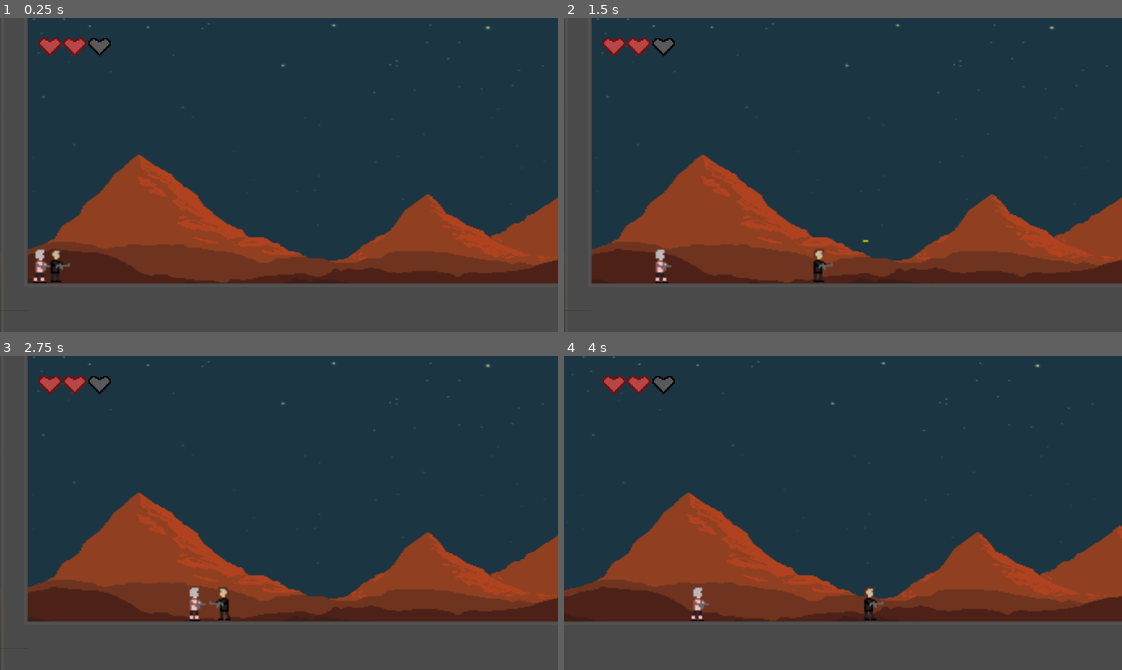
Above: before the commit, frames 1-4 (two rows, left to right).
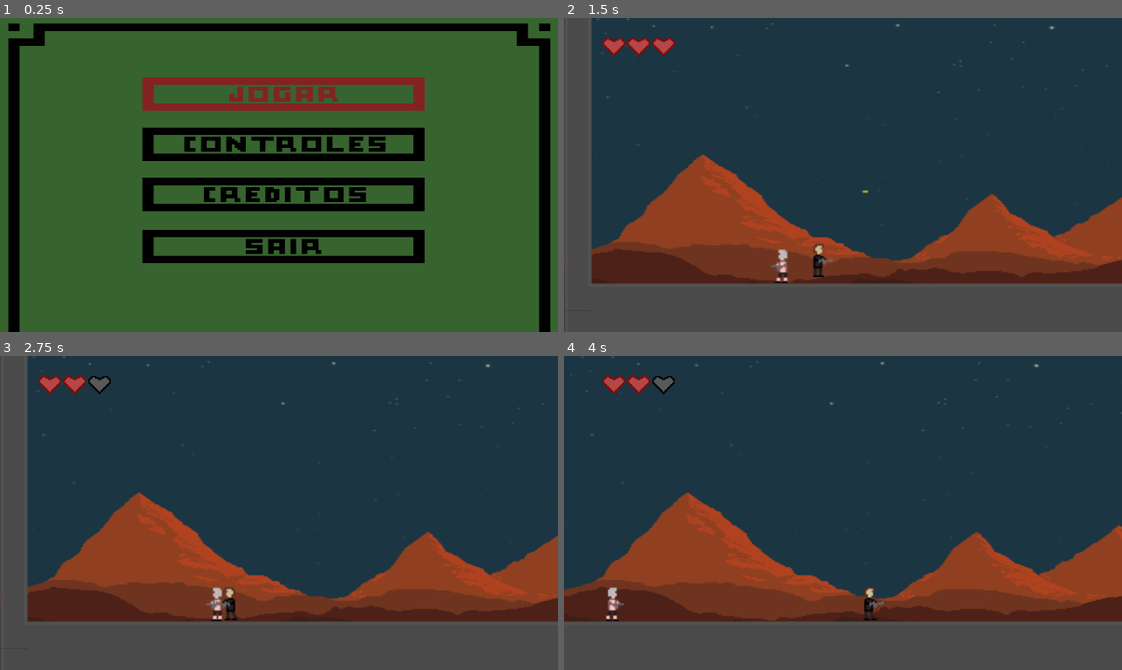
Above: after the commit, the same moments.

Repository: KrugerDaniel/PI_202_Blitzkrieg
Game: Godot game, scene res://scenes/TitleScreen.tscn
Same seed, same stepped clock (60 frames per second), same inputs: the game is played once before the commit and once after it. Before the commit the project starts from res://scenes/Main.tscn.
Inputs (mouse positions are in pixels of both pictures, inside the frame that each line leads up to):
- Up to frame 1 (0.25 s): no input
- Up to frame 2 (1.5 s): tap Enter (ui_accept) at 0.5, 0.6, 0.77, 1.07 s; move the mouse to (965, 159) at 0.52 s; hold D (ui_right) from 0.53 s (still down); move the mouse to (731, 190) at 1.27 s; click (731, 190) at 1.35 s
- Up to frame 3 (2.75 s): tap Enter (ui_accept) at 1.52, 1.55, 1.82, 2.1 s; move the mouse to (334, 443) at 2.02 s; release D (ui_right) at 2.03 s; hold A (ui_left) from 2.03 s (still down)
- Up to frame 4 (4 s): move the mouse to (815, 575) at 2.77 s; release A (ui_left) at 2.78 s; hold D (ui_right) from 2.78 s (still down); click (815, 575) at 2.85 s; tap Enter (ui_accept) at 3.02, 3.05, 3.32, 3.6, 3.77 s; move the mouse to (1010, 560) at 3.52 s

The runs differ from the first frame. In frame 1, 100% of the frame differs, in the area x 0-100%, y 0-100%; in frame 2, 0.8%; in frame 3, 0.6%; in frame 4, 0.9%.

Commit message:
Title Screen
Adicionado o menu do jogo, contudo ainda está incompleto, falta uma cena (créditos)

Diff:
--- a/Godot/project.godot
+++ b/Godot/project.godot
@@ -16,7 +16,7 @@
 [application]
 
 config/name="Blitzkrieg"
-run/main_scene="res://scenes/Main.tscn"
+run/main_scene="res://scenes/TitleScreen.tscn"
 config/icon="res://icon.png"
 
 [display]
--- a/Godot/scenes/Main.tscn
+++ b/Godot/scenes/Main.tscn
@@ -32,7 +32,7 @@
 centered = false
 
 [node name="KinematicBody2D" parent="." instance=ExtResource( 3 )]
-position = Vector2( 25.4193, 181.303 )
+position = Vector2( 114.019, 182.805 )
 
 [node name="CanvasLayer" type="CanvasLayer" parent="."]
 
--- a/Godot/scenes/TitleScreen.tscn
+++ b/Godot/scenes/TitleScreen.tscn
@@ -1,7 +1,39 @@
-[gd_scene load_steps=3 format=2]
+[gd_scene load_steps=8 format=2]
 
-[ext_resource path="res://assets/sprites/Display/Menu/Menu Principal.png" type="Texture" id=1]
+[ext_resource path="res://assets/sprites/Display/Menu/Menu Principal (Jogar).png" type="Texture" id=1]
 [ext_resource path="res://scripts/TitleScreen.gd" type="Script" id=2]
+[ext_resource path="res://assets/sprites/Display/Menu/Menu Principal (Controles).png" type="Texture" id=3]
+[ext_resource path="res://assets/sprites/Display/Menu/Menu Principal (Créditos).png" type="Texture" id=4]
+[ext_resource path="res://assets/sprites/Display/Menu/Menu Principal (Sair).png" type="Texture" id=5]
+[ext_resource path="res://assets/sprites/Display/Menu/Menu Controles (Sair).png" type="Texture" id=6]
+
+[sub_resource type="SpriteFrames" id=1]
+animations = [ {
+"frames": [ ExtResource( 4 ) ],
+"loop": false,
+"name": "Creditos",
+"speed": 0.0
+}, {
+"frames": [ ExtResource( 5 ) ],
+"loop": false,
+"name": "Sair",
+"speed": 0.0
+}, {
+"frames": [ ExtResource( 3 ) ],
+"loop": false,
+"name": "Controles",
+"speed": 0.0
+}, {
+"frames": [ ExtResource( 1 ) ],
+"loop": false,
+"name": "Jogar",
+"speed": 0.0
+}, {
+"frames": [ ExtResource( 6 ) ],
+"loop": false,
+"name": "Cont",
+"speed": 0.0
+} ]
 
 [node name="Control" type="Control"]
 anchor_right = 1.0
@@ -11,11 +43,8 @@
 "_edit_use_anchors_": false
 }
 
-[node name="Sprite" type="Sprite" parent="."]
-scale = Vector2( 0.534, 0.356 )
-texture = ExtResource( 1 )
+[node name="AnimatedSprite" type="AnimatedSprite" parent="."]
+scale = Vector2( 0.534, 0.355 )
+frames = SubResource( 1 )
+animation = "Cont"
 centered = false
-
-[node name="Area2D" type="Area2D" parent="Sprite"]
-
-[node name="CollisionShape2D" type="CollisionShape2D" parent="Sprite/Area2D"]
--- a/Godot/scripts/TitleScreen.gd
+++ b/Godot/scripts/TitleScreen.gd
@@ -1,4 +1,48 @@
 extends Control
 
+var type = 1
+var notcount = true
+var changescene = 0
+
 func _ready():
-	pass
+	var screen_size = OS.get_screen_size(0)
+	var window_size = OS.get_window_size()
+
+	OS.set_window_position(screen_size*0.5 - window_size*0.5)
+
+	$AnimatedSprite.play("Jogar")
+
+func _physics_process(_delta):
+	if notcount:
+		if Input.is_action_just_pressed("ui_down"):
+			type += 1
+		if Input.is_action_just_pressed("ui_up"):
+			type -= 1
+
+		if type == 0:
+			type = 4
+		elif type == 5:
+			type = 1
+		elif type == 1:
+			$AnimatedSprite.play("Jogar")
+		elif type == 2:
+			$AnimatedSprite.play("Controles")
+		elif type == 3:
+			$AnimatedSprite.play("Creditos")
+		else:
+			$AnimatedSprite.play("Sair")
+
+		if Input.is_action_just_pressed("ui_accept"):
+			if type == 1:
+				changescene = get_tree().change_scene("res://scenes/Main.tscn")
+			elif type == 2:
+				$AnimatedSprite.play("Cont")
+				notcount = false
+			elif type == 3:
+				pass
+			elif type == 4:
+				get_tree().quit()
+	else:
+		if Input.is_action_just_pressed("ui_accept"):
+			type = 1
+			notcount = true
Binary file added: Godot/assets/sprites/Display/Menu/Menu Controles (1).png
Not shown, added: Godot/assets/sprites/Display/Menu/Menu Controles (1).png.import
Binary file added: Godot/assets/sprites/Display/Menu/Menu Controles (Sair).png
Not shown, changed: Godot/assets/sprites/Display/Menu/Menu Controles (Sair).png.import
Binary file removed: Godot/assets/sprites/Display/Menu/Menu Controles.png
Renamed: Godot/assets/sprites/Display/Menu/Menu Principal.png -> Godot/assets/sprites/Display/Menu/Menu Principal (1).png
Not shown, added: Godot/assets/sprites/Display/Menu/Menu Principal (1).png.import
Binary file added: Godot/assets/sprites/Display/Menu/Menu Principal (Controles).png
Not shown, added: Godot/assets/sprites/Display/Menu/Menu Principal (Controles).png.import
Binary file added: Godot/assets/sprites/Display/Menu/Menu Principal (Créditos).png
Not shown, changed: Godot/assets/sprites/Display/Menu/Menu Principal (Créditos).png.import
Binary file added: Godot/assets/sprites/Display/Menu/Menu Principal (Jogar).png
(and 3 more such lines)
